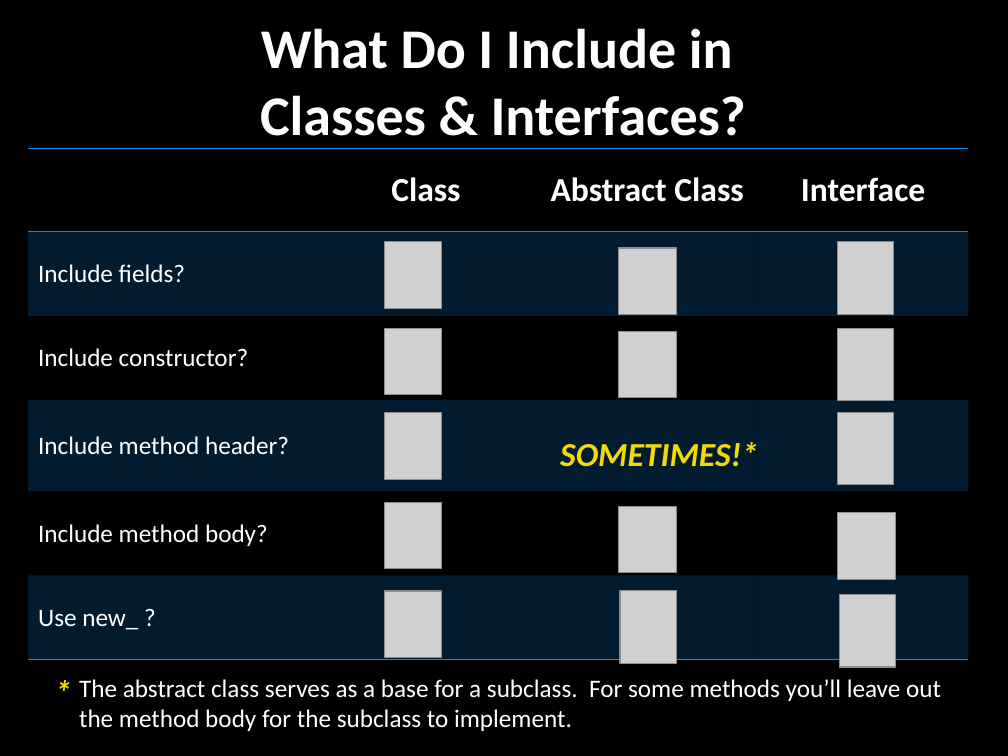
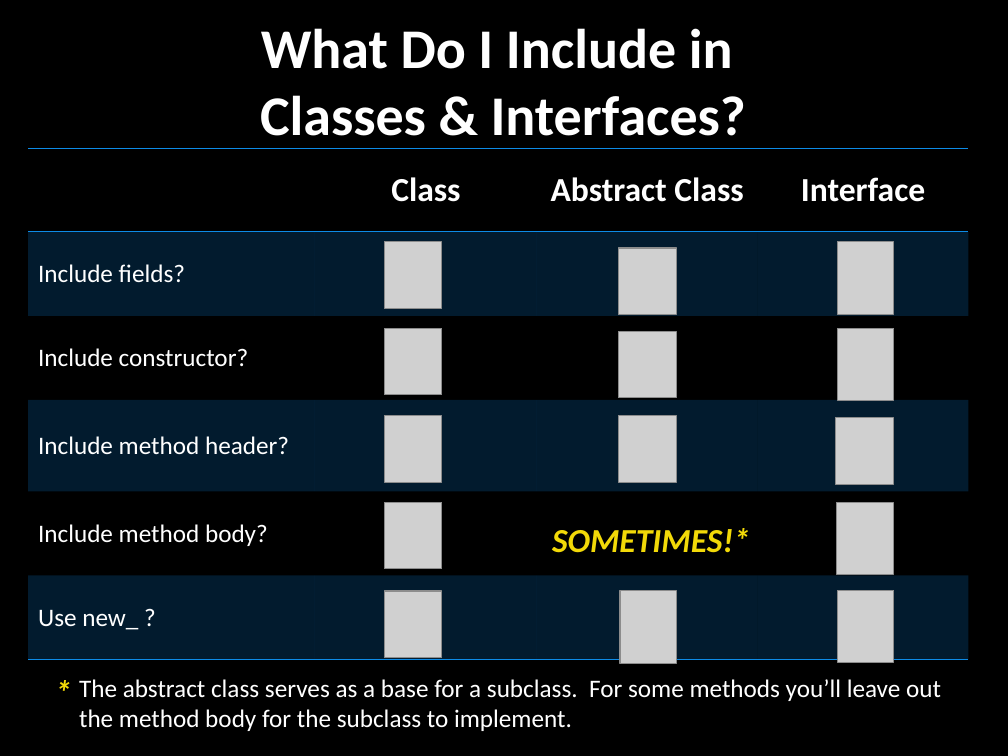
Before and after one commit to TEALSK12/apcsa-public, a slide deck: slide 1 of curriculum/Unit6/Poster 6.6.pptx. Drawn at 1008x756 pixels with LibreOffice and Linux fonts; fonts in the diff are those of the drawing; grey boxes stand for pictures; background and template pictures are left out. Boxes give left, top, right and bottom in pixels: in the first picture for what was removed or moved away, otherwise in the second. Text is boxed around its words. In the diff, an @@ line names an element or a change of style, - is before the commit and + after.

Commit message:
Fix poster 6.6
Values for method header & method body rows were reversed.

```diff
--- a/curriculum/Unit6/Poster 6.6.pptx
+++ b/curriculum/Unit6/Poster 6.6.pptx
@@ picture: place and size @@
-picture at bbox=[618, 506, 675, 573]
+picture at bbox=[618, 415, 675, 482]
@@ picture: place and size @@
-picture at bbox=[838, 512, 895, 579]
+picture at bbox=[836, 417, 893, 484]
@@ picture: place and size @@
-picture at bbox=[838, 412, 894, 485]
+picture at bbox=[837, 502, 893, 575]
@@ text "SOMETIMES!*": place and size @@
-text "SOMETIMES!*" at bbox=[560, 442, 758, 467]
+text "SOMETIMES!*" at bbox=[552, 528, 750, 553]
@@ picture: place and size @@
-picture at bbox=[840, 595, 896, 667]
+picture at bbox=[838, 590, 894, 662]
```
